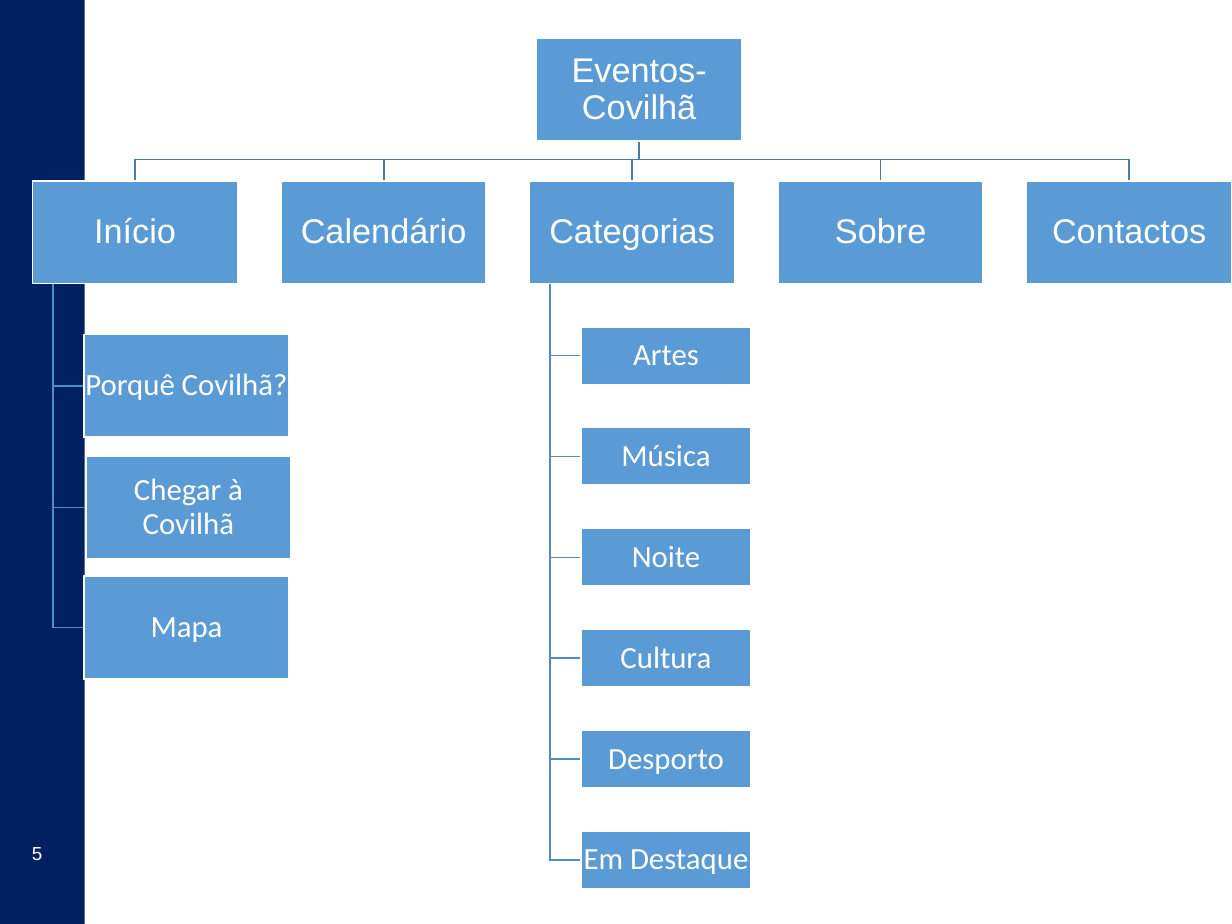
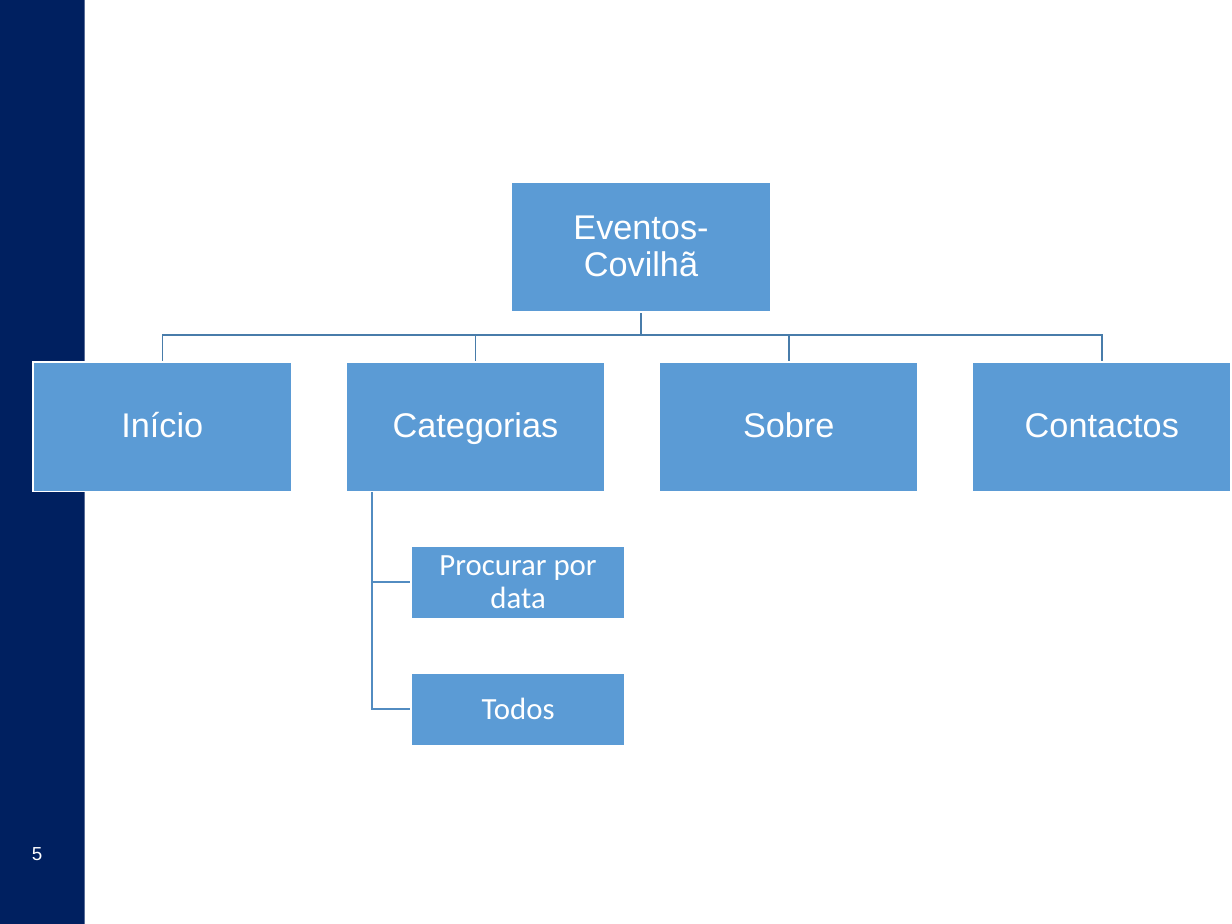
Before and after one commit to Gabulhas/CompWeb, a slide deck: slide 5 of UBI_CompWeb_2018_templates.pptx. Drawn at 1232x924 pixels with LibreOffice and Linux fonts; fonts in the diff are those of the drawing; background and template pictures are left out. Boxes give left, top, right and bottom in pixels: in the first picture for what was removed or moved away, otherwise in the second. Text is boxed around its words. In the diff, an @@ line names an element or a change of style, - is before the commit and + after.

```diff
--- a/UBI_CompWeb_2018_templates.pptx
+++ b/UBI_CompWeb_2018_templates.pptx
@@ text "Eventos- Covilhã" moved from (x1=572, y1=58, x2=707, y2=120) to (x1=573, y1=215, x2=708, y2=277) @@
@@ rectangle resized from (x1=530, y1=181, x2=736, y2=283) to (x1=511, y1=182, x2=770, y2=312) @@
@@ group removed at (x1=32, y1=38, x2=984, y2=890): 10 freeform shapes, 10 texts, 9 rectangles @@
-Porquê Covilhã?
-Mapa
-Chegar à Covilhã
-Calendário
-Artes
-Música
-Noite
-Cultura
-Desporto
-Em Destaque
@@ freeform shape resized from (x1=136, y1=142, x2=639, y2=181) to (x1=163, y1=312, x2=641, y2=362) @@
@@ freeform shape resized from (x1=639, y1=142, x2=1130, y2=181) to (x1=641, y1=312, x2=1101, y2=362) @@
@@ text "Início" moved from (x1=94, y1=218, x2=176, y2=244) to (x1=121, y1=412, x2=203, y2=438) @@
@@ rectangle resized from (x1=84, y1=335, x2=290, y2=437) to (x1=33, y1=362, x2=292, y2=492) @@
@@ text "Categorias" moved from (x1=549, y1=218, x2=715, y2=249) to (x1=393, y1=412, x2=559, y2=444) @@
@@ text "Sobre" moved from (x1=835, y1=218, x2=926, y2=244) to (x1=743, y1=412, x2=834, y2=438) @@
@@ rectangle resized from (x1=580, y1=428, x2=750, y2=485) to (x1=659, y1=362, x2=918, y2=492) @@
@@ text "Contactos" moved from (x1=1052, y1=219, x2=1206, y2=244) to (x1=1025, y1=413, x2=1179, y2=438) @@
@@ rectangle resized from (x1=1026, y1=181, x2=1232, y2=283) to (x1=972, y1=362, x2=1231, y2=492) @@
@@ freeform shape resized from (x1=53, y1=283, x2=86, y2=508) to (x1=372, y1=492, x2=411, y2=710) @@
@@ freeform shape resized from (x1=53, y1=283, x2=84, y2=386) to (x1=372, y1=492, x2=411, y2=583) @@
@@ rectangle resized from (x1=580, y1=529, x2=750, y2=586) to (x1=411, y1=546, x2=626, y2=618) @@
@@ rectangle resized from (x1=580, y1=630, x2=750, y2=687) to (x1=411, y1=673, x2=626, y2=745) @@
@@ group added at (x1=346, y1=312, x2=788, y2=719): 2 freeform shapes, 2 texts, 1 rectangle @@
+Procurar por data
+Todos
```
Also in this commit, not shown: 1 other slide changed, 4 slides added, 10 slides removed, 5 other files.
